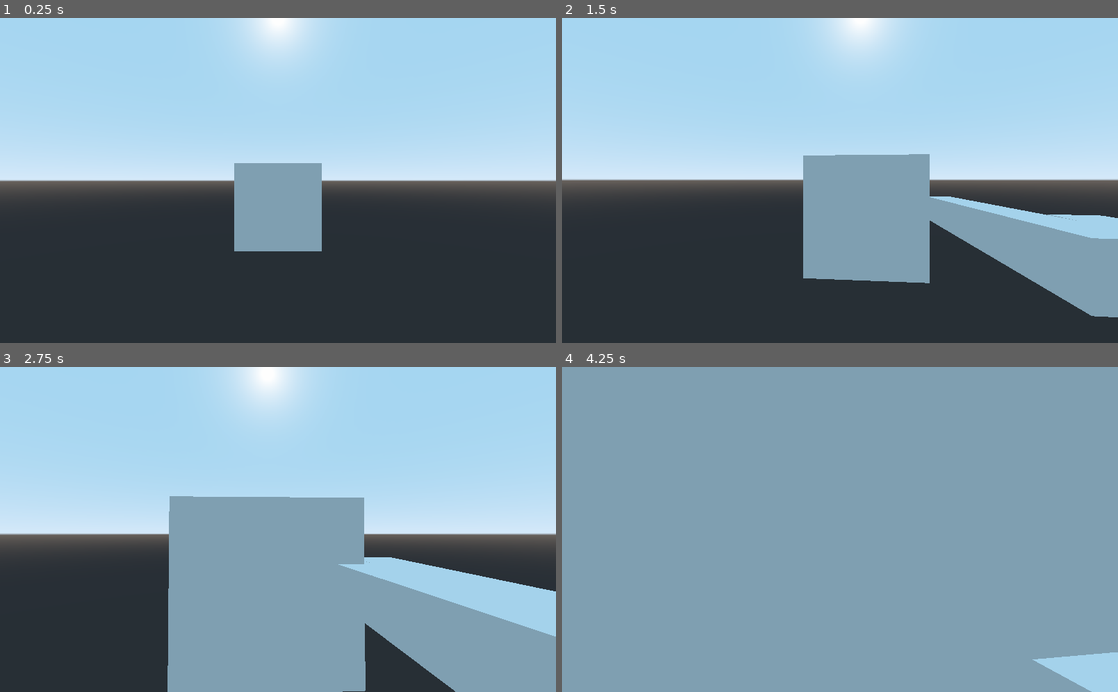
Above: before the commit, frames 1-4 (two rows, left to right).
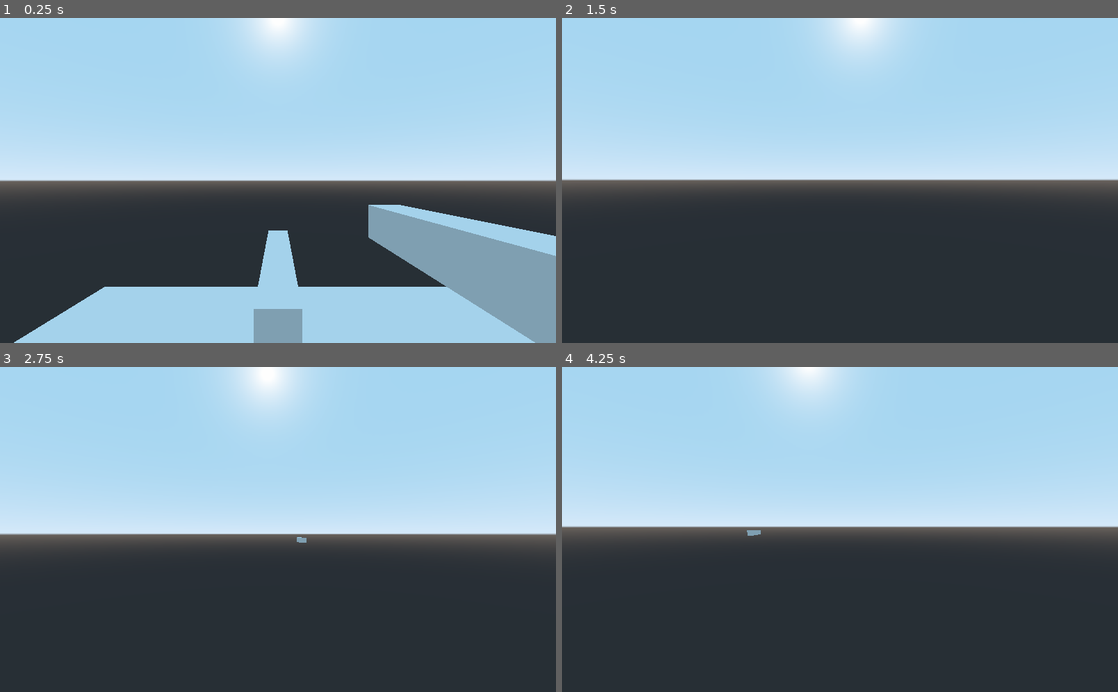
Above: after the commit, the same moments.

Repository: TheFirst1Hunter/super-spear
Game: Godot game, scene res://levels/Spatial.tscn
The game is run twice, just before and just after one commit, with the same random seed, the same clock (stepped at 60 frames per second) and the same inputs. The project has no main scene, so this scene is started directly.
Inputs (mouse positions are in pixels of both pictures, inside the frame that each line leads up to):
- Up to frame 1 (0.25 s): no input
- Up to frame 2 (1.5 s): tap Enter (ui_accept) at 0.5 s; move the mouse to (867, 180) at 0.52 s; hold Enter (ui_accept) 0.53-1.28 s; hold W (forward) from 0.53 s (still down); move the mouse to (812, 180) at 1.27 s; tap E (dash) at 1.35 s
- Up to frame 3 (2.75 s): keep holding W (forward); tap Enter (ui_accept) at 1.52, 1.55, 1.82 s; move the mouse to (289, 523) at 2.02 s; hold Enter (ui_accept) from 2.03 s (still down); click (289, 523) at 2.1 s
- Up to frame 4 (4.25 s): keep holding W (forward); move the mouse to (834, 536) at 2.77 s; release Enter (ui_accept) at 2.78 s; tap Enter (ui_accept) at 2.85, 3.02, 3.32 s; move the mouse to (878, 532) at 3.52 s; hold Enter (ui_accept) from 3.53 s (still down); tap E (dash) at 3.6 s

The runs differ from the first frame. In frame 1, 26% of the frame differs, in the area x 2-100%, y 44-100%; in frame 2, 16%; in frame 3, 32%; in frame 4, 100%, in the area x 0-100%, y 0-100%.

Commit message:
pickable spear

Diff:
--- a/entites/player.tscn
+++ b/entites/player.tscn
@@ -1,6 +1,7 @@
-[gd_scene load_steps=4 format=2]
+[gd_scene load_steps=5 format=2]
 
 [ext_resource path="res://scripts/player.gd" type="Script" id=1]
+[ext_resource path="res://entites/spear.tscn" type="PackedScene" id=2]
 
 [sub_resource type="CapsuleMesh" id=1]
 
@@ -22,6 +23,13 @@
 [node name="head" type="Spatial" parent="."]
 transform = Transform( 1, 0, 0, 0, 1, 0, 0, 0, 1, 0, 0.985944, 0 )
 
+[node name="hand" type="Spatial" parent="head"]
+transform = Transform( 1, 0, 0, 0, 1, 0, 0, 0, 1, 1.315, -0.503186, -2 )
+
+[node name="hand" type="Position3D" parent="head/hand"]
+
+[node name="spear" parent="head/hand" instance=ExtResource( 2 )]
+
 [node name="Camera" type="Camera" parent="head"]
 transform = Transform( 1, 0, 0, 0, 1, 0, 0, 0, 1, 0, 0, -0.634576 )
 current = true
@@ -33,8 +41,3 @@
 
 [node name="muzzle" type="Position3D" parent="head"]
 transform = Transform( 1, 0, 0, 0, 1, 0, 0, 0, 1, 0, 0, -1000 )
-
-[node name="hand" type="Spatial" parent="."]
-transform = Transform( 1, 0, 0, 0, 1, 0, 0, 0, 1, 1.315, 0.482758, -2 )
-
-[node name="hand" type="Position3D" parent="hand"]
--- a/entites/spear.tscn
+++ b/entites/spear.tscn
@@ -6,6 +6,9 @@
 
 [sub_resource type="ConvexPolygonShape" id=2]
 points = PoolVector3Array( 1, 1, 1, 1, 1, -1, -1, 1, 1, 1, -1, 1, 1, -1, -1, -1, 1, -1, -1, -1, 1, -1, -1, -1 )
+
+[sub_resource type="SphereShape" id=3]
+radius = 4.0
 
 [node name="spear" type="Area"]
 script = ExtResource( 1 )
@@ -19,5 +22,11 @@
 transform = Transform( 0.2, 0, 0, 0, 0.2, 0, 0, 0, 1.5, 0, 0, 0 )
 shape = SubResource( 2 )
 
+[node name="PickArea" type="Area" parent="."]
+
+[node name="CollisionShape" type="CollisionShape" parent="PickArea"]
+shape = SubResource( 3 )
+
 [connection signal="area_entered" from="." to="." method="_on_spear_area_entered"]
 [connection signal="body_entered" from="." to="." method="_on_spear_body_entered"]
+[connection signal="body_entered" from="PickArea" to="." method="_on_PickArea_body_entered"]
--- a/levels/Spatial.tscn
+++ b/levels/Spatial.tscn
@@ -1,11 +1,13 @@
-[gd_scene load_steps=4 format=2]
+[gd_scene load_steps=5 format=2]
 
 [ext_resource path="res://entites/player.tscn" type="PackedScene" id=1]
+[ext_resource path="res://entites/spear.tscn" type="PackedScene" id=2]
 
 [sub_resource type="CubeMesh" id=1]
+size = Vector3( 20, 2, 20 )
 
 [sub_resource type="ConvexPolygonShape" id=2]
-points = PoolVector3Array( 1, 1, 1, 1, 1, -1, -1, 1, 1, 1, -1, 1, 1, -1, -1, -1, 1, -1, -1, -1, 1, -1, -1, -1 )
+points = PoolVector3Array( -10, -1, -10, -10, 1, -10, 10, -1, -10, -10, -1, 10, -10, 1, 10, 10, 1, -10, 10, -1, 10, 10, 1, 10 )
 
 [node name="Spatial" type="Spatial"]
 
@@ -21,10 +23,11 @@
 [node name="CollisionShape" type="CollisionShape" parent="env/StaticBody"]
 shape = SubResource( 2 )
 
-[node name="player" parent="." instance=ExtResource( 1 )]
-transform = Transform( 1, 0, 0, 0, 1, 0, 0, 0, 1, 0, -0.377853, 6.90758 )
-speed = 1.0
-max_speed = 1.0
-
 [node name="Camera" type="Camera" parent="."]
 transform = Transform( -0.0343493, 0.313495, -0.948968, 0.01134, 0.94959, 0.31329, 0.999346, 9.30713e-10, -0.0361728, -19.9462, 10.3455, 0 )
+
+[node name="spear" parent="." instance=ExtResource( 2 )]
+transform = Transform( 1, 0, 0, 0, 1, 0, 0, 0, 1, 0, 5.88299, 0 )
+
+[node name="player" parent="." instance=ExtResource( 1 )]
+transform = Transform( 1, 0, 0, 0, 1, 0, 0, 0, 1, 0, 6.15226, 4.04276 )
--- a/scripts/player.gd
+++ b/scripts/player.gd
@@ -12,15 +12,15 @@
 
 var movement_direction:Vector3
 var spear_path:PackedScene = load("res://entites/spear.tscn")
-var spear
 var picked_spear:bool=true
 
 onready var head:Spatial = $head
 onready var muzzle:Position3D = $head/muzzle
-onready var hand:Position3D = $hand/hand
+onready var hand:Position3D = $head/hand/hand
 onready var ray_cast:RayCast=$head/RayCast
 onready var campivot = $head/Camera
 onready var mesh = $MeshInstance
+onready var spear = $head/hand/spear
 
 
 var cam_accel = 40
@@ -116,11 +116,14 @@
 
 
 func shoot():
-	var spear = spear_path.instance()
-	add_child(spear)
+	if ! has_node("head/hand/spear") or !spear.is_picked:
+		return
 
 	spear.start(hand.global_transform,muzzle.global_transform.origin)
 
 	if(ray_cast.is_colliding()):
 		spear.start(hand.global_transform,ray_cast.get_collision_point())
+
 	spear.global_transform=hand.global_transform
+
+	spear.throw()
--- a/scripts/spear.gd
+++ b/scripts/spear.gd
@@ -6,7 +6,7 @@
 var is_picked:bool=true
 var is_stuck:bool=false
 
-var collision_point:Vector3
+var collision_point:Vector3=Vector3(0,0,0)
 
 var _transform:Transform
 
@@ -18,18 +18,26 @@
 	is_picked=false
 
 func _ready():
-	set_as_toplevel(true)
+	pass
+	# set_as_toplevel(true)
 
 func _process(delta:float)->void:
-	if is_picked:
-		global_transform=_transform
+#	if is_picked:
+#		global_transform=_transform
 
 	if !is_picked and !is_stuck:
 		transform.origin-=transform.basis.z*speed
 
 func pick():
-	global_transform=_transform
+	set_as_toplevel(false)
 	is_picked=true
+	is_stuck=false
+	transform.origin=Vector3(0,0,0)
+	rotation_degrees=Vector3(0,0,0)
+
+func throw():
+	set_as_toplevel(true)
+	is_picked=false
 	is_stuck=false
 
 func _on_spear_area_entered(area:Area):
@@ -40,3 +48,10 @@
 	if body is Player:
 		return
 	is_stuck=true
+
+
+func _on_PickArea_body_entered(body:PhysicsBody):
+	if body is Player:
+		var player:Player = body
+		if ! is_picked and is_stuck:
+			pick()
Not shown: 1 places in entites/spear.tscn that only renumber resources
